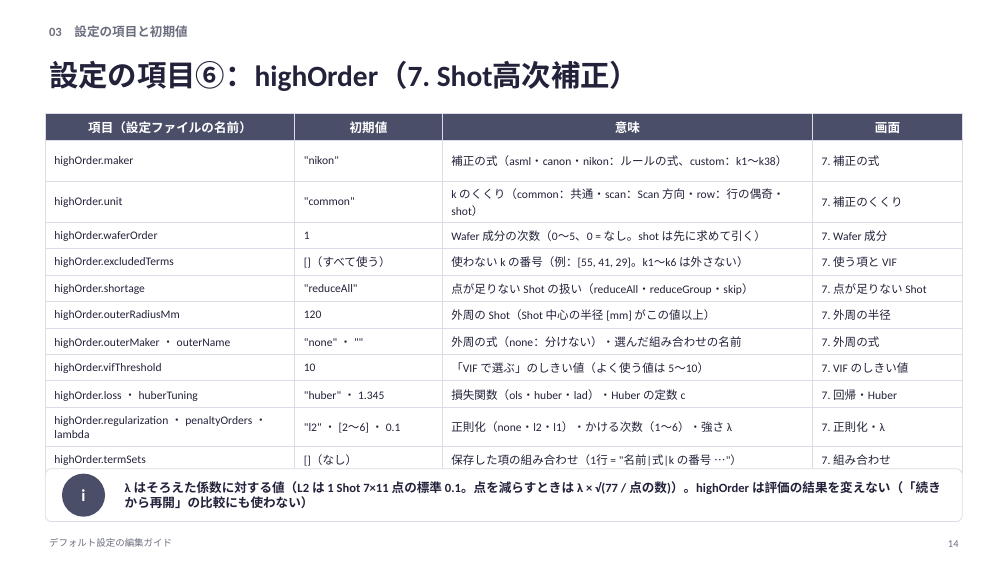
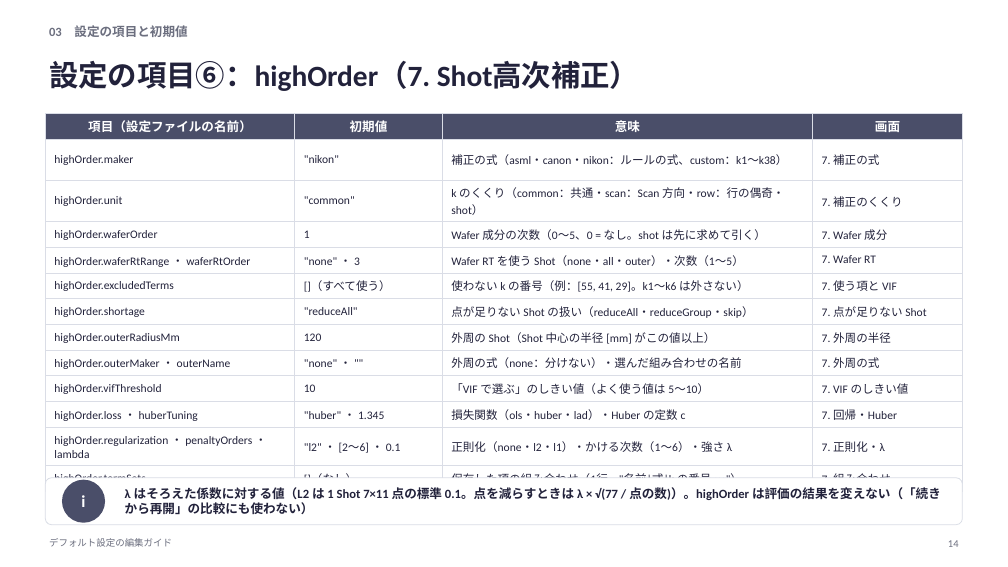
Before and after one commit to rsakamoto-0824/alignment-estimation-benchmark, a slide deck: slide 14 of matlab_app/docs/defaults_guide/デフォルト設定の編集ガイド.pptx. Drawn at 1008x567 pixels with LibreOffice and Linux fonts; fonts in the diff are those of the drawing. Boxes give left, top, right and bottom in pixels: in the first picture for what was removed or moved away, otherwise in the second. Text is boxed around its words. In the diff, an @@ line names an element or a change of style, - is before the commit and + after.

```diff
--- a/matlab_app/docs/defaults_guide/デフォルト設定の編集ガイド.pptx
+++ b/matlab_app/docs/defaults_guide/デフォルト設定の編集ガイド.pptx
@@ table at (45,113,963,489) @@
+row 5: highOrder.waferRtRange ・ waferRtOrder | "none" ・ 3 | Wafer RT を使う Shot（none・all・outer）・次数（1〜5） | 7. Wafer RT
@@ rounded rectangle: place and size @@
-rounded rectangle at (45,469,963,522)
+rounded rectangle at (45,478,963,525)
@@ rounded rectangle at (45,478,963,525): proportions changed @@
@@ ellipse "i": place and size @@
-ellipse "i" at (62,473,105,516)
+ellipse "i" at (62,479,105,523)
@@ text "λ はそろえた係数に対する値（L2 は 1 Shot ...": place and size @@
-text "λ はそろえた係数に対する値（L2 は 1 Shot ..." at (125,481,941,508)
+text "λ はそろえた係数に対する値（L2 は 1 Shot ..." at (125,487,941,514)
```
Also in this commit, not shown: 22 other files.
